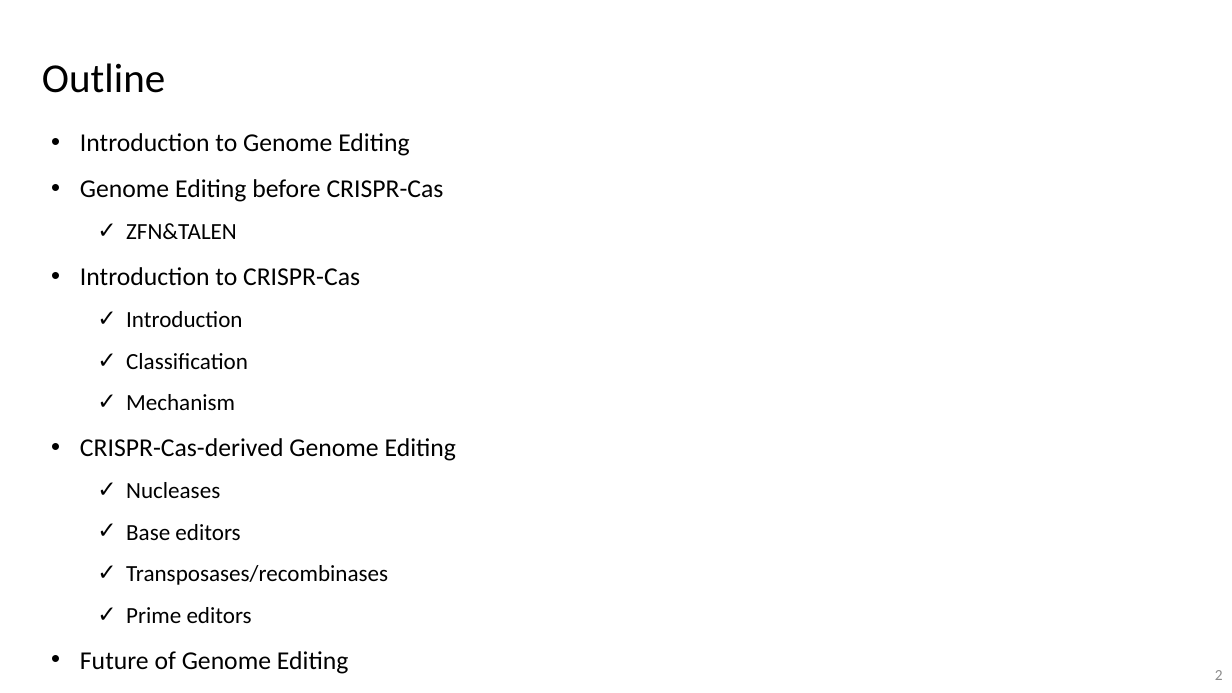
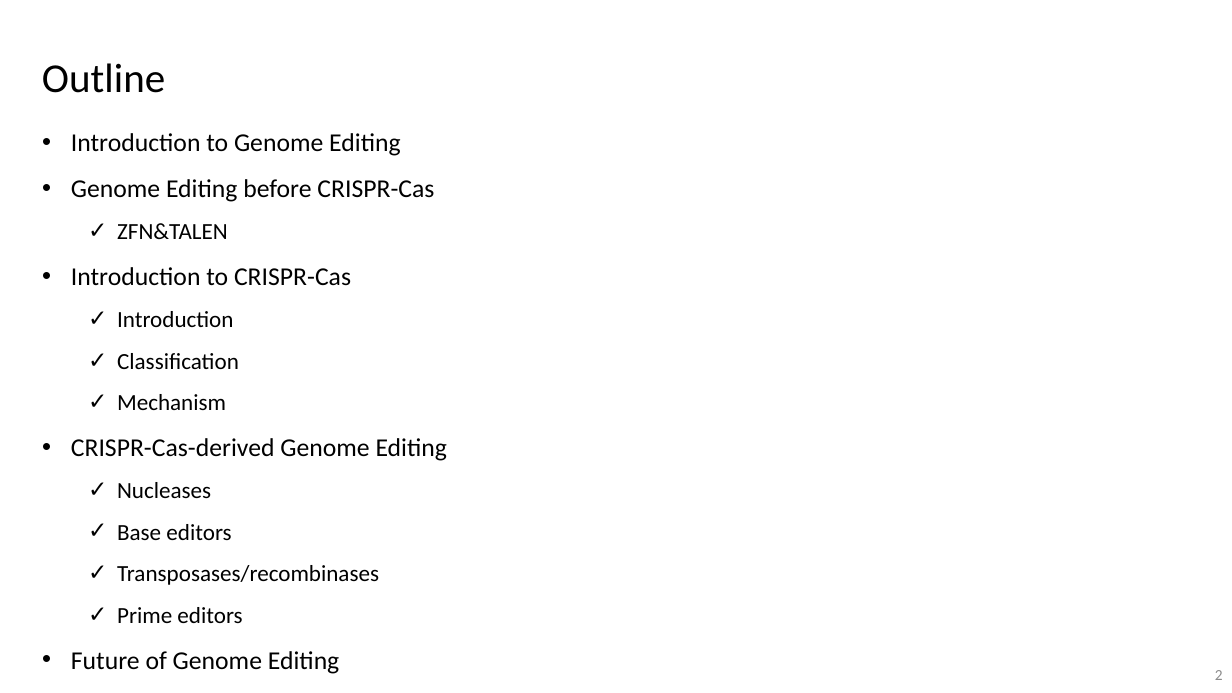
Before and after one commit to vwOvOwv/PKU-Undergraduate-Course, a slide deck: slide 2 of 遗传学(Genetics)/讨论课/Topic-3_遗传学技术/CRISPR-Cas.pptx. Drawn at 1232x693 pixels with LibreOffice and Linux fonts; fonts in the diff are those of the drawing. Boxes give left, top, right and bottom in pixels: in the first picture for what was removed or moved away, otherwise in the second. Text is boxed around its words. In the diff, an @@ line names an element or a change of style, - is before the commit and + after.

```diff
--- a/遗传学(Genetics)/讨论课/Topic-3_遗传学技术/CRISPR-Cas.pptx
+++ b/遗传学(Genetics)/讨论课/Topic-3_遗传学技术/CRISPR-Cas.pptx
@@ text "Introduction to Genome Editing": place and size @@
-text "Introduction to Genome Editing" at box(80, 133, 456, 674)
+text "Introduction to Genome Editing" at box(71, 133, 447, 674)
```
Also in this commit, not shown: 1 other slide changed, 1 other file.
